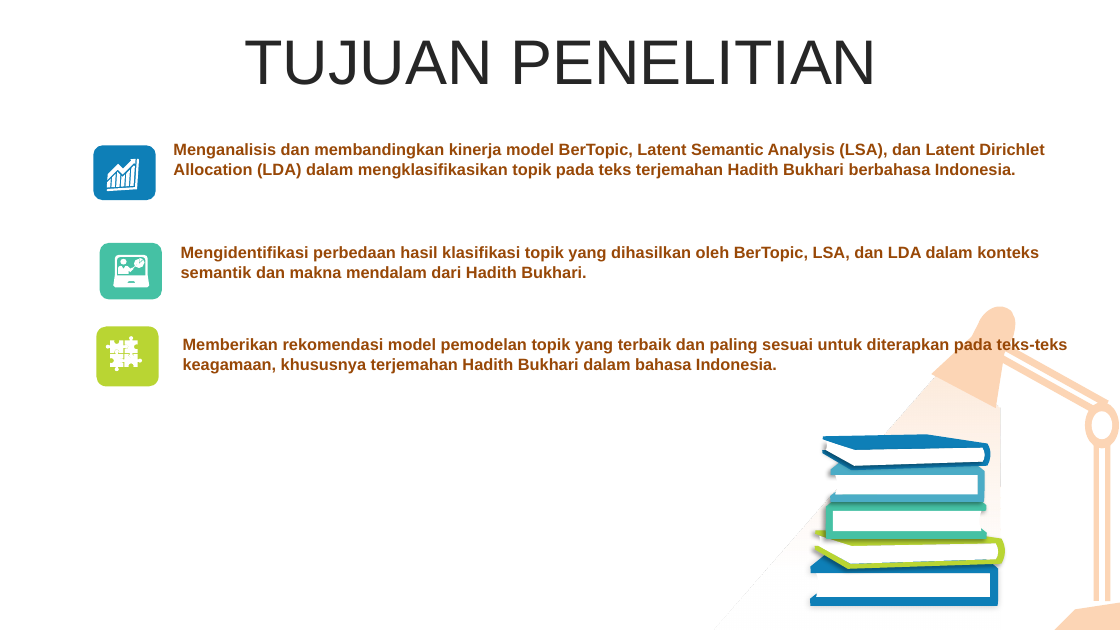
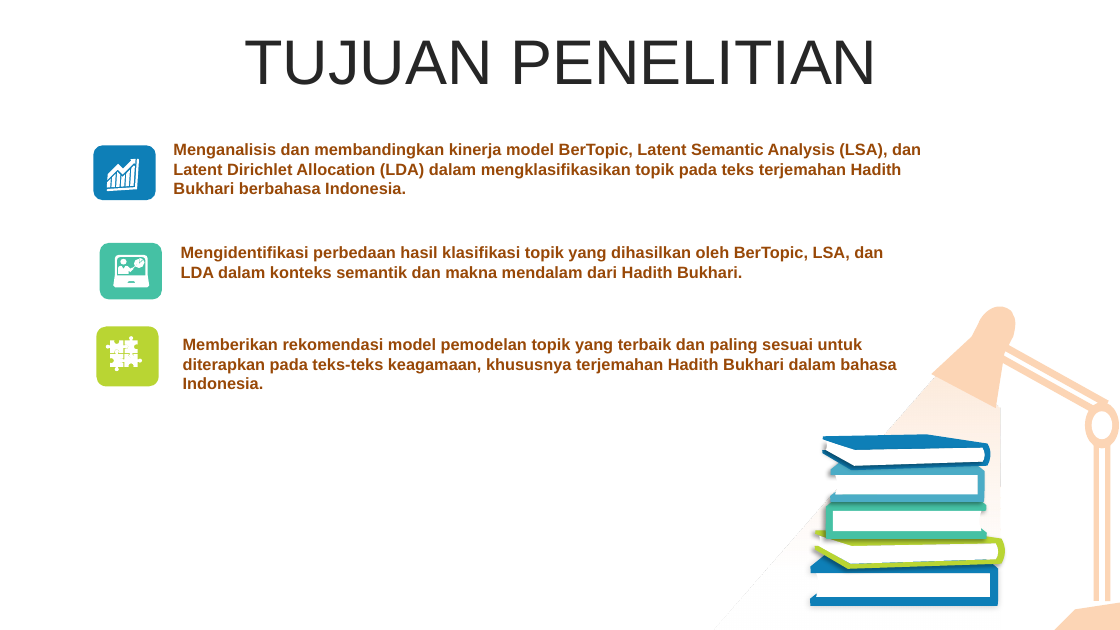
Before and after one commit to ridwan-bvk/SAKOLA-PASCA, a slide deck: slide 4 of SEMESTER2/METODE PENELITIAN/TUGAS/PRESENTASI - PROPOSAL THESIS.pptx. Drawn at 1120x630 pixels with LibreOffice and Linux fonts; fonts in the diff are those of the drawing. Boxes give left, top, right and bottom in pixels: in the first picture for what was removed or moved away, otherwise in the second. Text is boxed around its words. In the diff, an @@ line names an element or a change of style, - is before the commit and + after.

```diff
--- a/SEMESTER2/METODE PENELITIAN/TUGAS/PRESENTASI - PROPOSAL THESIS.pptx
+++ b/SEMESTER2/METODE PENELITIAN/TUGAS/PRESENTASI - PROPOSAL THESIS.pptx
@@ text "Menganalisis dan membandingkan kinerja model ..." rewrapped from [173, 143, 1044, 178] to [173, 143, 921, 194] @@
@@ text "Mengidentifikasi perbedaan hasil klasifikasi topik ..." rewrapped from [181, 246, 1039, 278] to [181, 246, 883, 278] @@
@@ text "Memberikan rekomendasi model pemodelan topik ..." rewrapped from [183, 337, 1068, 374] to [183, 338, 896, 389] @@
```
Also in this commit, not shown: 3 other slides changed, 4 slides added, 45 slides removed, 25 other files.
